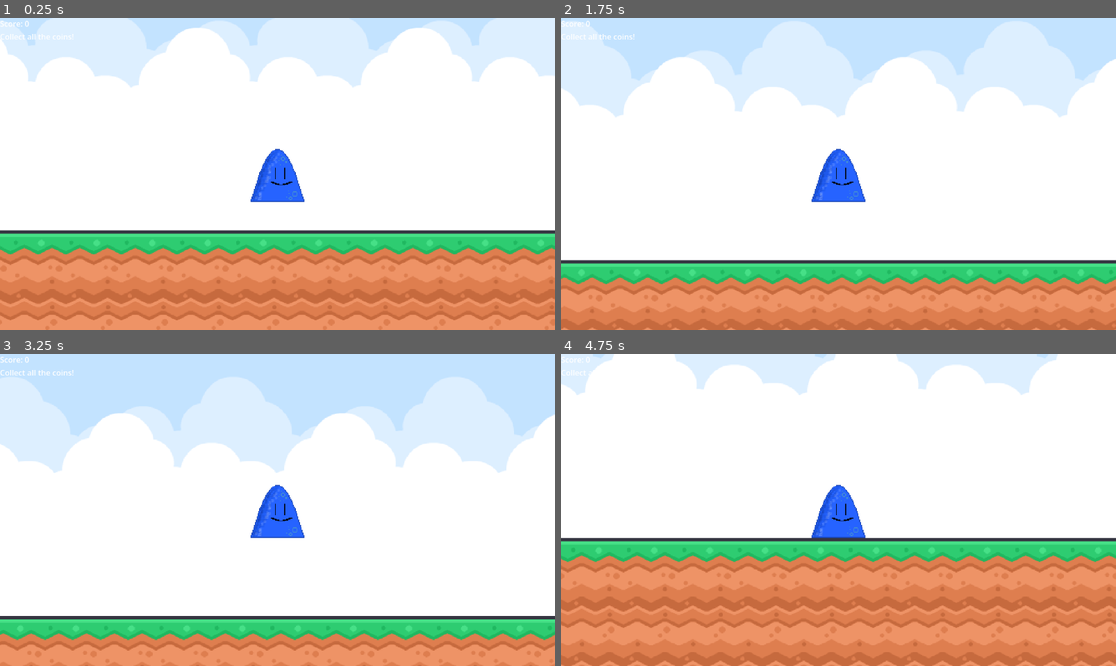
Above: before the commit, frames 1-4 (two rows, left to right).
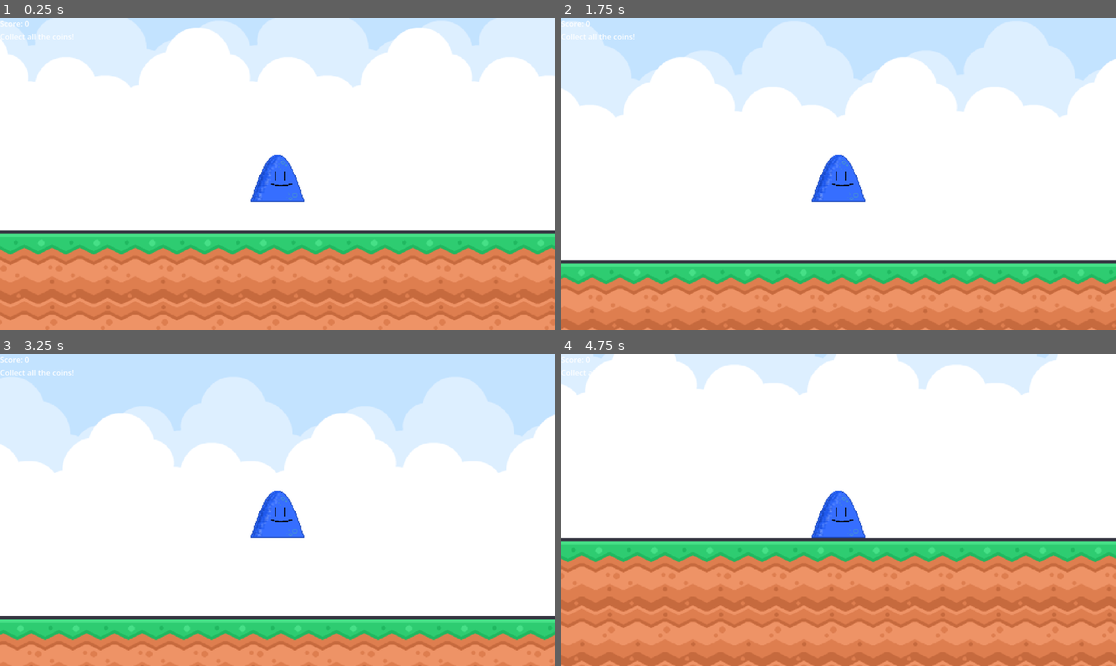
Above: after the commit, the same moments.

Repository: NeonJacketGuy/godot-starter
Game: Godot game, scene res://scenes/main/main.tscn
Same seed, same stepped clock (60 frames per second), same inputs: the game is played once before the commit and once after it.
Inputs:
- Up to frame 1 (0.25 s): no input
- Up to frame 2 (1.75 s): hold D (move_right) from 0.53 s (still down); tap Space (jump) at 0.6, 0.77, 1.07, 1.35, 1.52 s
- Up to frame 3 (3.25 s): tap Space (jump) at 1.82, 2.1, 2.85, 3.02 s; release D (move_right) at 2.03 s; hold A (move_left) 2.03-2.78 s; hold D (move_right) from 2.78 s (still down)
- Up to frame 4 (4.75 s): tap Space (jump) at 3.32, 3.6, 3.77, 4.07, 4.35, 4.52 s; release D (move_right) at 4.28 s; hold A (move_left) from 4.28 s (still down)

The runs differ from the first frame. In frame 1, 0.3% of the frame differs, in the area x 45-55%, y 41-58%; in frame 2, 0.3%; in frame 3, 0.3%, in the area x 0-100%, y 21-92%; in frame 4, 0.3%.

Commit message:
Starting to animate

Diff:
--- a/assets/art/Animations/new_sprite_frames.tres
+++ /dev/null
@@ -1,97 +0,0 @@
-[gd_resource type="SpriteFrames" format=3 uid="uid://cmth6bf4rgk6o"]
-
-[ext_resource type="Texture2D" uid="uid://dcaaaachsrvrg" path="res://assets/art/Animations/Idle/Blob Idle 1.png" id="1_6xfiv"]
-[ext_resource type="Texture2D" uid="uid://3xbcxiawtkm6" path="res://assets/art/Animations/Idle/Blob Idle 2.png" id="2_6vmic"]
-[ext_resource type="Texture2D" uid="uid://82bdavnloy4k" path="res://assets/art/Animations/Idle/Blob Idle 3.png" id="3_af6v5"]
-[ext_resource type="Texture2D" uid="uid://jqxti7kfwif8" path="res://assets/art/Animations/Jump/Blob Jump 1.png" id="4_2aie5"]
-[ext_resource type="Texture2D" uid="uid://dwgldwdmx5gkn" path="res://assets/art/Animations/Jump/Blob Jump 2.png" id="5_se6jo"]
-[ext_resource type="Texture2D" uid="uid://dukrry2j2lcdn" path="res://assets/art/Animations/Jump/Blob Jump 3.png" id="6_x8vtg"]
-[ext_resource type="Texture2D" uid="uid://dsdo8ovimcjd0" path="res://assets/art/Animations/Jump/Blob Jump 4.png" id="7_veulq"]
-[ext_resource type="Texture2D" uid="uid://b1slj5uryjnij" path="res://assets/art/Animations/Jump/Blob Jump 5.png" id="8_kx1a6"]
-[ext_resource type="Texture2D" uid="uid://dnmtsnydyfhio" path="res://assets/art/Animations/Walk Left/Blob Walk Left 1.png" id="9_qqiu4"]
-[ext_resource type="Texture2D" uid="uid://ugic5hyv6v5q" path="res://assets/art/Animations/Walk Left/Blob Walk Left 2.png" id="10_qmxh8"]
-[ext_resource type="Texture2D" uid="uid://b81jun86idh5c" path="res://assets/art/Animations/Walk Left/Blob Walk Left 3.png" id="11_3x6ax"]
-[ext_resource type="Texture2D" uid="uid://bt8m4tg0f70hd" path="res://assets/art/Animations/Walk Left/Blob Walk Left 4.png" id="12_syicv"]
-[ext_resource type="Texture2D" uid="uid://d2irn2023mujn" path="res://assets/art/Animations/Walk Left/Blob Walk Left 5.png" id="13_obch6"]
-[ext_resource type="Texture2D" uid="uid://s3o7pwahaj34" path="res://assets/art/Animations/Walk Right/Blob Walk Right 1.png" id="14_bhphn"]
-[ext_resource type="Texture2D" uid="uid://c1327jh6n1eg5" path="res://assets/art/Animations/Walk Right/Blob Walk Right 2.png" id="15_bpp8f"]
-[ext_resource type="Texture2D" uid="uid://cgu0ikeftcn8e" path="res://assets/art/Animations/Walk Right/Blob Walk Right 3.png" id="16_vs53d"]
-[ext_resource type="Texture2D" uid="uid://b8jqwi618mht2" path="res://assets/art/Animations/Walk Right/Blob Walk Right 4.png" id="17_jneh2"]
-[ext_resource type="Texture2D" uid="uid://c2uvhau0pxyuq" path="res://assets/art/Animations/Walk Right/Blob Walk Right 5.png" id="18_0wbda"]
-
-[resource]
-animations = [{
-"frames": [{
-"duration": 1.0,
-"texture": ExtResource("1_6xfiv")
-}, {
-"duration": 1.0,
-"texture": ExtResource("2_6vmic")
-}, {
-"duration": 1.0,
-"texture": ExtResource("3_af6v5")
-}],
-"loop": true,
-"name": &"idle",
-"speed": 5.0
-}, {
-"frames": [{
-"duration": 1.0,
-"texture": ExtResource("4_2aie5")
-}, {
-"duration": 1.0,
-"texture": ExtResource("5_se6jo")
-}, {
-"duration": 1.0,
-"texture": ExtResource("6_x8vtg")
-}, {
-"duration": 1.0,
-"texture": ExtResource("7_veulq")
-}, {
-"duration": 1.0,
-"texture": ExtResource("8_kx1a6")
-}],
-"loop": true,
-"name": &"jump",
-"speed": 5.0
-}, {
-"frames": [{
-"duration": 1.0,
-"texture": ExtResource("9_qqiu4")
-}, {
-"duration": 1.0,
-"texture": ExtResource("10_qmxh8")
-}, {
-"duration": 1.0,
-"texture": ExtResource("11_3x6ax")
-}, {
-"duration": 1.0,
-"texture": ExtResource("12_syicv")
-}, {
-"duration": 1.0,
-"texture": ExtResource("13_obch6")
-}],
-"loop": true,
-"name": &"walk_left",
-"speed": 5.0
-}, {
-"frames": [{
-"duration": 1.0,
-"texture": ExtResource("14_bhphn")
-}, {
-"duration": 1.0,
-"texture": ExtResource("15_bpp8f")
-}, {
-"duration": 1.0,
-"texture": ExtResource("16_vs53d")
-}, {
-"duration": 1.0,
-"texture": ExtResource("17_jneh2")
-}, {
-"duration": 1.0,
-"texture": ExtResource("18_0wbda")
-}],
-"loop": true,
-"name": &"walk_right",
-"speed": 5.0
-}]
--- a/scenes/levels/level-01.tscn
+++ b/scenes/levels/level-01.tscn
@@ -205,7 +205,7 @@
 texture = ExtResource("4_1j0ho")
 
 [node name="Platforms" type="TileMapLayer" parent="." unique_id=709486875]
-tile_map_data = PackedByteArray("AAAEAAYAAAALAAkAAAAEAAcAAAA …(26559 unchanged characters)… AIAAkAAAAUAA4AAAAIAAkAAAAUAA8AAAAIAAkAAAA=")
+tile_map_data = PackedByteArray("AAAEAAYAAAALAAkAAAAEAAcAAAA …(26559 unchanged characters)… AIAAkAAAAUAA4AAAAIAAkAAAAUAA8AAAAIAAkAAADv/wkAAAACAAoAAADw/wkAAAACAAoAAADx/wkAAAACAAoAAADy/wkAAAACAAoAAADz/wkAAAACAAoAAADs/wkAAAABAAoAAAD0/wkAAAAFAAoAAAA=")
 tile_set = SubResource("TileSet_h6en2")
 
 [node name="PlayerSpawn" type="Marker2D" parent="." unique_id=1386412714]
@@ -214,7 +214,6 @@
 [node name="Player" parent="PlayerSpawn" unique_id=1207979450 node_paths=PackedStringArray("world_bounds_top", "world_bounds_right", "world_bounds_bottom", "world_bounds_left") instance=ExtResource("3_w44ue")]
 position = Vector2(4, 3)
 move_speed = 500.0
-gravity = null
 world_bounds_top = NodePath("../../WorldBoundary/Top")
 world_bounds_right = NodePath("../../WorldBoundary/Right")
 world_bounds_bottom = NodePath("../../WorldBoundary/Bottom")
--- a/scenes/player/player.gd
+++ b/scenes/player/player.gd
@@ -1,23 +1,4 @@
 extends CharacterBody2D
-
-#@onready var _animated_sprite = $AnimatedSprite2D
-#
-#func _physics_process(_delta):
-	##1: Get Imput and Move
-	#var direction = Input.get_axis("move_right," "move_left")
-	#if direction:
-		#velocity.x = direction * 100
-	#else:
-		#velocity.x = move_toward(velocity.x, 0, 10)
-		#
-	#move_and_slide()
-	#
-	##Activate movment
-	#if velocity.length() > 0:
-		#_animated_sprite.play("walk")
-		#_animated_sprite.play("idle")
-		#
-
 
 @export var move_speed := 220.0
 @export var jump_velocity := -350.0
--- a/scenes/player/player.tscn
+++ b/scenes/player/player.tscn
@@ -1,29 +1,106 @@
 [gd_scene format=3 uid="uid://mtb3m6j6ilk1"]
 
 [ext_resource type="Script" uid="uid://hnqq2t5shhtv" path="res://scenes/player/player.gd" id="1_8afob"]
-[ext_resource type="Texture2D" uid="uid://cjhu0h5pxfcl4" path="res://assets/art/player-(first-art).png" id="2_dovo2"]
-[ext_resource type="SpriteFrames" uid="uid://cmth6bf4rgk6o" path="res://assets/art/Animations/new_sprite_frames.tres" id="3_gmlin"]
+[ext_resource type="Texture2D" uid="uid://dpxo7bm3f4xec" path="res://assets/art/Blob sprite sheet.png" id="2_dovo2"]
 
-[sub_resource type="RectangleShape2D" id="RectangleShape2D_gmlin"]
-size = Vector2(62.5, 61)
+[sub_resource type="AtlasTexture" id="AtlasTexture_gmlin"]
+atlas = ExtResource("2_dovo2")
+region = Rect2(0, 0, 100, 64)
+
+[sub_resource type="AtlasTexture" id="AtlasTexture_dovo2"]
+atlas = ExtResource("2_dovo2")
+region = Rect2(100, 0, 100, 64)
+
+[sub_resource type="AtlasTexture" id="AtlasTexture_lvxji"]
+atlas = ExtResource("2_dovo2")
+region = Rect2(200, 0, 100, 64)
+
+[sub_resource type="AtlasTexture" id="AtlasTexture_p47bc"]
+atlas = ExtResource("2_dovo2")
+region = Rect2(300, 0, 100, 64)
+
+[sub_resource type="AtlasTexture" id="AtlasTexture_75vfm"]
+atlas = ExtResource("2_dovo2")
+region = Rect2(400, 0, 100, 64)
+
+[sub_resource type="AtlasTexture" id="AtlasTexture_0owmy"]
+atlas = ExtResource("2_dovo2")
+region = Rect2(500, 0, 100, 64)
+
+[sub_resource type="AtlasTexture" id="AtlasTexture_qek5x"]
+atlas = ExtResource("2_dovo2")
+region = Rect2(600, 0, 100, 64)
+
+[sub_resource type="AtlasTexture" id="AtlasTexture_5gtgg"]
+atlas = ExtResource("2_dovo2")
+region = Rect2(700, 0, 100, 64)
+
+[sub_resource type="SpriteFrames" id="SpriteFrames_lvxji"]
+animations = [{
+"frames": [{
+"duration": 1.0,
+"texture": SubResource("AtlasTexture_gmlin")
+}, {
+"duration": 1.0,
+"texture": SubResource("AtlasTexture_dovo2")
+}, {
+"duration": 1.0,
+"texture": SubResource("AtlasTexture_lvxji")
+}],
+"loop": true,
+"name": &"default",
+"speed": 8.0
+}, {
+"frames": [],
+"loop": true,
+"name": &"fall",
+"speed": 5.0
+}, {
+"frames": [],
+"loop": true,
+"name": &"jump",
+"speed": 5.0
+}, {
+"frames": [{
+"duration": 1.0,
+"texture": SubResource("AtlasTexture_p47bc")
+}, {
+"duration": 1.0,
+"texture": SubResource("AtlasTexture_75vfm")
+}, {
+"duration": 1.0,
+"texture": SubResource("AtlasTexture_0owmy")
+}, {
+"duration": 1.0,
+"texture": SubResource("AtlasTexture_qek5x")
+}, {
+"duration": 1.0,
+"texture": SubResource("AtlasTexture_5gtgg")
+}],
+"loop": true,
+"name": &"walk",
+"speed": 7.0
+}]
+
+[sub_resource type="RectangleShape2D" id="RectangleShape2D_dovo2"]
+size = Vector2(62, 60)
 
 [node name="Player" type="CharacterBody2D" unique_id=1207979450 groups=["player"]]
+position = Vector2(0, -66)
 script = ExtResource("1_8afob")
 jump_velocity = -400.0
 
+[node name="AnimatedSprite2D" type="AnimatedSprite2D" parent="." unique_id=1353549617]
+sprite_frames = SubResource("SpriteFrames_lvxji")
+animation = &"fall"
+autoplay = "default"
+
 [node name="CollisionShape2D" type="CollisionShape2D" parent="." unique_id=204977325]
-position = Vector2(-0.25, 1.5)
-shape = SubResource("RectangleShape2D_gmlin")
-
-[node name="Sprite2D" type="Sprite2D" parent="." unique_id=992480514]
-texture = ExtResource("2_dovo2")
+position = Vector2(0, 2)
+shape = SubResource("RectangleShape2D_dovo2")
 
 [node name="Camera2D" type="Camera2D" parent="." unique_id=5492337]
 unique_name_in_owner = true
 zoom = Vector2(1.8, 1.8)
 
 [node name="JumpSound" type="AudioStreamPlayer2D" parent="." unique_id=505160413]
-
-[node name="AnimatedSprite2D" type="AnimatedSprite2D" parent="." unique_id=2042023718]
-sprite_frames = ExtResource("3_gmlin")
-animation = &"idle"
Binary file added: assets/art/Blob sprite sheet.png
Not shown, added: assets/art/Blob sprite sheet.png.import
